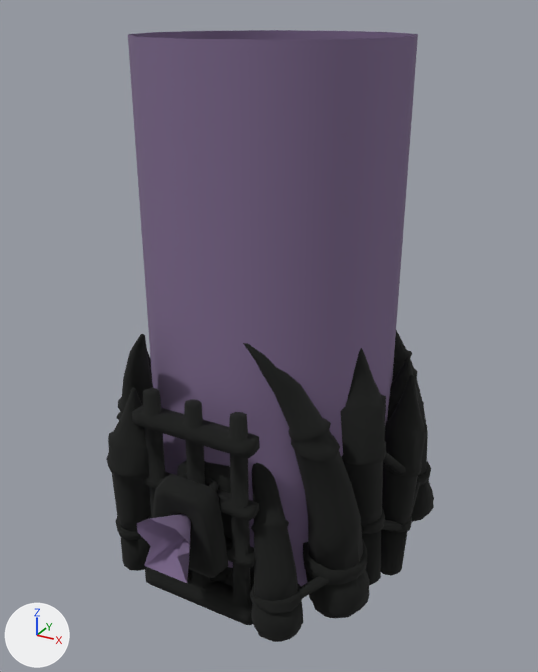
What one commit did to the glTF model 3d/passe-alterac/models/storm_building_wcav_horde_capturecage.glb.
Camera for both pictures: a 50 mm lens placed at (4.51, -8.7, 7.18), pointed at (-0.07, -0.37, 3.02). Every picture has the same lights, and +X, +Y and +Z are marked at lower left. The first picture is the older version. Vertices at exactly the same position are counted once.
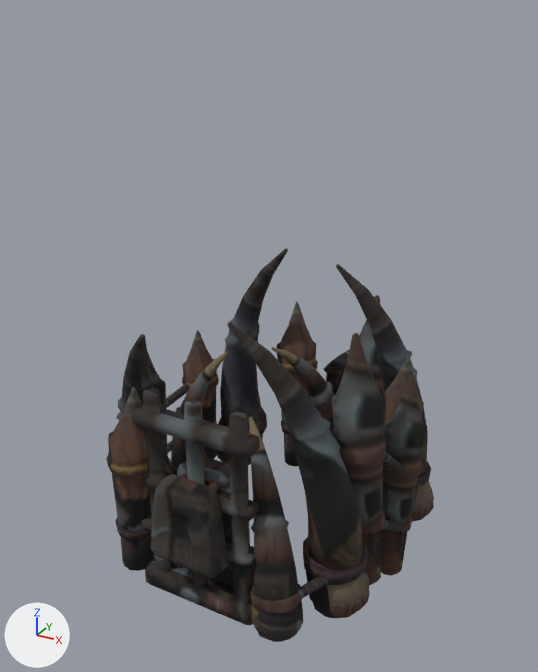
Pixel boxes [x1, y1, x2, y2] of what changed, in the pictures (538 x 672 px):
```json
{"object": "Mesh_0", "change": "surface changed, reshaped", "before": [106, 30, 434, 642], "after": [106, 248, 434, 642], "on screen": "lighter, 36% shorter"}
{"part": 1, "of": "me_mesh_0", "change": "deleted", "before": [128, 30, 418, 586], "on screen": "purple"}
{"part": 2, "of": "me_mesh_0", "change": "deleted", "before": [137, 514, 191, 583], "on screen": "purple"}
{"part": 3, "of": "me_mesh_0", "change": "surface changed", "before": [108, 330, 434, 637], "after": [108, 248, 434, 637], "on screen": "lighter"}
{"part": 4, "of": "me_mesh_0", "change": "recoloured", "before": [108, 330, 431, 625], "after": [108, 248, 431, 625], "on screen": "lighter"}
```

The change, as JSON lines over the scene's bpy script:
```json
{"op": "add", "block": "mat_material_0", "code": "n3 = _N.new('ShaderNodeMath'); n3.name = 'Math'"}
{"op": "add", "block": "mat_material_0", "code": "n3.operation = 'SUBTRACT'"}
{"op": "add", "block": "mat_material_0", "code": "n3.inputs[0].default_value = 1.0  # 'Value'"}
{"op": "add", "block": "mat_material_0", "code": "n4 = _N.new('ShaderNodeMath'); n4.name = 'Math.001'"}
{"op": "add", "block": "mat_material_0", "code": "n4.operation = 'LESS_THAN'"}
{"op": "add", "block": "mat_material_0", "code": "n4.inputs[1].default_value = 0.008  # 'Value'"}
{"block": "mat_material_0", "where": "n2 = _N.new('ShaderNodeTexImage'); n2.name = 'Image Texture'"}
{"op": "set", "path": "n2.image", "old": "img_gradsmooth1_purple_3_jpg", "new": "img_storm_doodad_wcav_organickit_diff_png"}
{"block": "mat_material_0", "where": "n0 = _N.new('ShaderNodeBsdfPrincipled'); n0.name = 'Principled BSDF'"}
{"op": "add", "block": "mat_material_0", "code": "_L.new(n3.outputs[0], n0.inputs[4])  # 'Value' to 'Alpha'"}
{"op": "add", "block": "mat_material_0", "code": "_L.new(n4.outputs[0], n3.inputs[1])  # 'Value' to 'Value'"}
{"op": "add", "block": "mat_material_0", "code": "_L.new(n2.outputs[1], n4.inputs[0])  # 'Alpha' to 'Value'"}
{"block": "me_mesh_0", "where": "# used by ob_mesh_0; location = (0.0, 0.0, 0.0)"}
{"op": "remove", "block": "me_mesh_0", "code": "me_mesh_0.from_pydata(...)  # 7379 vertices, 14370 faces; spans x -2.15..2.19, y -3.11..2.78, z -0.25..6.91"}
{"op": "remove", "block": "me_mesh_0", "code": "me_mesh_0.materials.append(mat_material_2)  # picture img_cleanbeam_b_jpg"}
{"op": "add", "block": "me_mesh_0", "code": "me_mesh_0.from_pydata(...)  # 7325 vertices, 14318 faces; spans x -2.15..2.19, y -2.77..2.78, z -0.25..3.88"}
{"block": "me_mesh_0", "change": "me_mesh_0 part 1: the loose piece of 24 vertices spanning x -1.74..1.69, y -2.06..1.36, z 0.0..6.91 is deleted"}
{"block": "me_mesh_0", "change": "me_mesh_0 part 2: the loose piece of 20 vertices spanning x -0.36..0.39, y -3.11..-2.66, z 0.96..1.71 is deleted"}
{"block": "me_mesh_0", "change": "me_mesh_0 part 3: 14318 kept faces spanning x -2.15..2.19, y -2.77..2.78, z -0.25..3.88 get new texture (UV) coordinates"}
{"block": "me_mesh_0", "change": "me_mesh_0 part 4: 7952 faces spanning x -2.15..2.19, y -2.77..1.87, z -0.01..3.88 switch from mat_material_1 to mat_material_0"}
{"block": "me_mesh_0", "change": "other edits to the shape of me_mesh_0 do not show in these pictures"}
```
